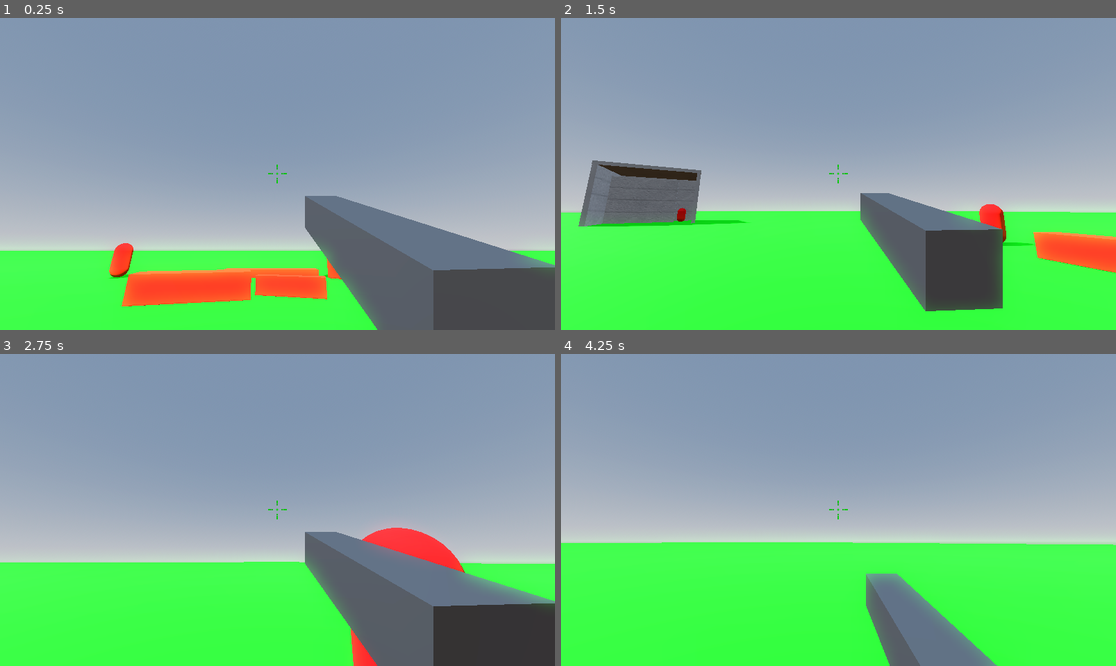
Above: before the commit, frames 1-4 (two rows, left to right).
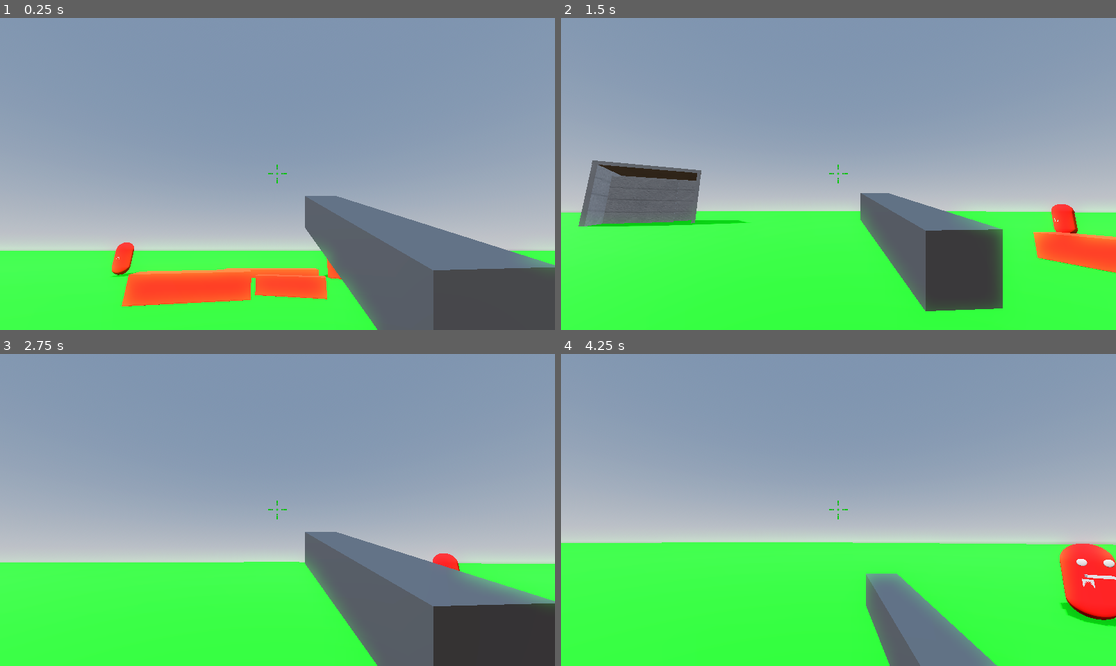
Above: after the commit, the same moments.

Repository: nikopeiris/FPS_game
Game: Godot game, scene res://world.tscn
Same seed, same stepped clock (60 frames per second), same inputs: the game is played once before the commit and once after it. Before the commit the project has no main scene; this scene is started directly in both runs.
Inputs (mouse positions are in pixels of both pictures, inside the frame that each line leads up to):
- Up to frame 1 (0.25 s): no input
- Up to frame 2 (1.5 s): move the mouse to (960, 158) at 0.52 s; press the mouse at (960, 158) at 0.53 s; hold D (right) 0.53-1.28 s; tap Space (jump) at 0.77 s; move the mouse to (810, 174) at 1.27 s; release the mouse at (810, 174) at 1.28 s; hold W (forward) from 1.28 s (still down); click (810, 174) at 1.35 s
- Up to frame 3 (2.75 s): keep holding W (forward); tap Space (jump) at 1.52 s; move the mouse to (288, 503) at 2.02 s; hold Shift (sprint) from 2.03 s (still down); click (288, 503) at 2.3 s
- Up to frame 4 (4.25 s): keep holding W (forward); move the mouse to (832, 516) at 2.77 s; release Shift (sprint) at 2.78 s; click (832, 516) at 2.85 s; tap Space (jump) at 3.02, 3.77 s; move the mouse to (877, 513) at 3.52 s; press the mouse at (877, 513) at 3.53 s; tap R (reload) at 4.15 s

The runs differ from the first frame. In frame 1, 0.1% of the frame differs, in the area x 19-25%, y 71-84%; in frame 2, 0.9%; in frame 3, 1.3%; in frame 4, 2.3%, in the area x 89-100%, y 59-88%.

Commit message:
enemy attacking and movement

Diff:
--- a/Player/player.gd
+++ b/Player/player.gd
@@ -1,17 +1,20 @@
 extends CharacterBody3D
 
-
+#player settings
 const SPEED = 5.0
 const JUMP_VELOCITY = 5.5
 const MOUSE_SENS = 0.005
 const SPRINT = 8.0
 var speed = 5.0
+var health = 100
 
 # Get the gravity from the project settings to be synced with RigidBody nodes.
 var gravity = ProjectSettings.get_setting("physics/3d/default_gravity")
+#camera
 @onready var neck = $camroot
 @onready var camera = $camroot/player_cam
 
+#mouse movements
 func _unhandled_input(event):
 	if event is InputEventMouseButton:
 		Input.set_mouse_mode(Input.MOUSE_MODE_CAPTURED)
@@ -38,6 +41,9 @@
 	else:
 		speed = SPEED
 
+	#if health <= 0:
+		#queue_free()
+
 	# Get the input direction and handle the movement/deceleration.
 	# As good practice, you should replace UI actions with custom gameplay actions.
 	var input_dir = Input.get_vector("left", "right", "forward", "backward")
--- a/Player/player.tscn
+++ b/Player/player.tscn
@@ -10,7 +10,7 @@
 
 [sub_resource type="CapsuleShape3D" id="CapsuleShape3D_d01fg"]
 
-[node name="Player" type="CharacterBody3D"]
+[node name="Player" type="CharacterBody3D" groups=["player"]]
 script = ExtResource("1_a4bxp")
 
 [node name="MeshInstance3D" type="MeshInstance3D" parent="."]
--- a/enemy/enemy.gd
+++ b/enemy/enemy.gd
@@ -2,36 +2,118 @@
 
 @onready var nav_agent = $NavigationAgent3D
 
+#enemy gun settings
+@export var damage = int()
+
+@export var ammo = int()
+@export var max_ammo = int()
+@export var spare_ammo = int()
+
+@export var ammo_per_shot = int()
+@export var inf_spare_ammo = bool()
+
+@export var full_auto = bool()
+
+@export var reload_time = float()
+@export var firerate = float()
+
+var bullethole  = preload("res://weapon/bullet_VFX.tscn")
+
+
+var can_shoot = true
+var reloading = false
+var paused = false
+
+#enemy settings
 var SPEED = 6.0
-var find_player = true
-var hp = 100
+var idle = true
+var attack = false
+var player_detected = false
+var hp = 200
+const TURN_SPEED = 8
+@onready var raycast = $Face/RayCast3D
+@onready var face = $Face
+@onready var target =  $"../Player"
+
+func _ready():
+	randomize()
 
 func _physics_process(_delta):
-	var distance = nav_agent.distance_to_target()
+	var dis_to_player = nav_agent.distance_to_target()
+	if idle:
+		attack = false
+		player_detected = false
+		enemy_idle()
+	if player_detected:
+		if raycast.get_collider() != null and raycast.get_collider().is_in_group("player"):
+			enemy_attack()
+		else:
+			enemy_find_player()
+	# check if player is detected
+	if raycast.get_collider() != null and raycast.get_collider().is_in_group("player"):
+		player_detected = true
+
+	#enemy death
+	if hp <= 0:
+		queue_free()
+
+	if dis_to_player <= 10:
+		look_at_target()
+
+		if ammo <= 0:
+			reloading = true
+			can_shoot = false
+
+
+func update_location(tagrget_location):
+	nav_agent.set_target_position(tagrget_location)
+
+func _on_navigation_agent_3d_velocity_computed(safe_velocity):
+	#execute movement
+	velocity = velocity.move_toward(safe_velocity, 0.99)
+	move_and_slide()
+
+
+func enemy_idle():
+	pass
+
+func enemy_attack():
+	look_at_target()
+	if can_shoot:
+		var enemy_acc = randf()
+		if enemy_acc <= 0.05:
+			if reloading == false:
+				can_shoot = false
+				ammo -= ammo_per_shot
+				raycast.get_collider().health -= damage
+				print("hit")
+				if  $Face/enemy_weapon/AnimationPlayer != null:
+					$Face/enemy_weapon/AnimationPlayer.stop(true)
+					$Face/enemy_weapon/AnimationPlayer.play("shooting")
+				await get_tree().create_timer(firerate).timeout
+				if reloading == false:
+					can_shoot = true
+	if reloading:
+		can_shoot = false
+		#reloading = false
+		print("reload")
+		if $Face/enemy_weapon/AnimationPlayer != null:
+			$Face/enemy_weapon/AnimationPlayer.stop(true)
+			$Face/enemy_weapon/AnimationPlayer.play("reload")
+		ammo = 15
+		reloading = false
+		await get_tree().create_timer(reload_time).timeout
+		can_shoot = true
+
+func enemy_find_player():
+	look_at_target()
+	#calculate movement
 	var current_location = global_transform.origin
 	var next_location = nav_agent.get_next_path_position()
 	var new_velocity = (next_location - current_location).normalized() * SPEED
 
 	nav_agent.set_velocity(new_velocity)
 
-	if hp <= 0:
-		queue_free()
-
-	if distance > 5:
-		find_player = true
-	else:
-		find_player = false
-
-func update_location(tagrget_location):
-	nav_agent.set_target_position(tagrget_location)
-
-func _on_navigation_agent_3d_target_reached():
-	find_player = false
-
-
-func _on_navigation_agent_3d_velocity_computed(safe_velocity):
-	if find_player:
-		velocity = velocity.move_toward(safe_velocity, 0.99)
-		move_and_slide()
-	else:
-		pass
+func look_at_target():
+	face.look_at(target.global_transform.origin, Vector3.UP)
+	rotate_y(deg_to_rad(face.rotation.y * TURN_SPEED))
--- a/enemy/enemy.tscn
+++ b/enemy/enemy.tscn
@@ -1,6 +1,7 @@
-[gd_scene load_steps=5 format=3 uid="uid://diw7n8xp64r4"]
+[gd_scene load_steps=8 format=3 uid="uid://diw7n8xp64r4"]
 
 [ext_resource type="Script" path="res://enemy/enemy.gd" id="1_71x1x"]
+[ext_resource type="PackedScene" uid="uid://b3vlf57bqtlpo" path="res://weapon/weapon.tscn" id="2_wt4b3"]
 
 [sub_resource type="StandardMaterial3D" id="StandardMaterial3D_k6m0k"]
 albedo_color = Color(1, 0, 0, 1)
@@ -10,8 +11,21 @@
 
 [sub_resource type="CapsuleShape3D" id="CapsuleShape3D_no5co"]
 
+[sub_resource type="SphereMesh" id="SphereMesh_iudhl"]
+
+[sub_resource type="BoxMesh" id="BoxMesh_mrxnf"]
+
 [node name="enemy" type="CharacterBody3D" groups=["enemies"]]
 script = ExtResource("1_71x1x")
+damage = 15
+ammo = 15
+max_ammo = 15
+spare_ammo = 10000
+ammo_per_shot = 1
+inf_spare_ammo = true
+full_auto = true
+reload_time = 1.0
+firerate = 1.0
 
 [node name="MeshInstance3D" type="MeshInstance3D" parent="."]
 mesh = SubResource("CapsuleMesh_p0sso")
@@ -27,5 +41,26 @@
 time_horizon = 10.0
 max_speed = 9.0
 
-[connection signal="target_reached" from="NavigationAgent3D" to="." method="_on_navigation_agent_3d_target_reached"]
+[node name="MeshInstance3D2" type="MeshInstance3D" parent="."]
+transform = Transform3D(0.186761, 0, -0.00425755, 0, 0.19232, 0, 0.0146591, 0, 0.0542424, 0.209472, 0.502419, -0.476775)
+mesh = SubResource("SphereMesh_iudhl")
+
+[node name="MeshInstance3D3" type="MeshInstance3D" parent="."]
+transform = Transform3D(0.186581, 0, 0.00487827, 0, 0.19232, 0, -0.0167964, 0, 0.0541901, -0.255796, 0.502419, -0.470704)
+mesh = SubResource("SphereMesh_iudhl")
+
+[node name="MeshInstance3D4" type="MeshInstance3D" parent="."]
+transform = Transform3D(-0.00533061, 0, 0.470823, 0, 0.062676, 0, -0.187901, 0, -0.0133569, -0.0382213, 0.161267, -0.523437)
+mesh = SubResource("BoxMesh_mrxnf")
+
+[node name="Face" type="Node3D" parent="."]
+
+[node name="RayCast3D" type="RayCast3D" parent="Face"]
+transform = Transform3D(-7.39941e-08, 0, 3.64123, 0, 1, 0, -1.69279, 0, -1.59163e-07, 0, 0.143849, 0)
+target_position = Vector3(10, 0, 0)
+collide_with_areas = true
+debug_shape_thickness = 5
+
+[node name="enemy_weapon" parent="Face" instance=ExtResource("2_wt4b3")]
+
 [connection signal="velocity_computed" from="NavigationAgent3D" to="." method="_on_navigation_agent_3d_velocity_computed"]
--- a/placeholder.tscn
+++ b/placeholder.tscn
@@ -14,53 +14,60 @@
 [sub_resource type="ConvexPolygonShape3D" id="ConvexPolygonShape3D_orjiu"]
 points = PackedVector3Array(-0.5, -0.5, -0.5, 0.5, 0.5, 0.5, 0.5, -0.5, 0.5, 0.5, 0.5, -0.5, -0.5, 0.5, 0.5, 0.5, -0.5, -0.5, -0.5, -0.5, 0.5, -0.5, 0.5, -0.5)
 
-[sub_resource type="ConvexPolygonShape3D" id="ConvexPolygonShape3D_kuagy"]
-points = PackedVector3Array(-0.5, -0.5, -0.5, 0.5, 0.5, 0.5, 0.5, -0.5, 0.5, 0.5, 0.5, -0.5, -0.5, 0.5, 0.5, 0.5, -0.5, -0.5, -0.5, -0.5, 0.5, -0.5, 0.5, -0.5)
-
 [sub_resource type="ConvexPolygonShape3D" id="ConvexPolygonShape3D_t8n5s"]
 points = PackedVector3Array(-0.5, -0.5, -0.5, 0.5, 0.5, 0.5, 0.5, -0.5, 0.5, 0.5, 0.5, -0.5, -0.5, 0.5, 0.5, 0.5, -0.5, -0.5, -0.5, -0.5, 0.5, -0.5, 0.5, -0.5)
 
 [sub_resource type="ConvexPolygonShape3D" id="ConvexPolygonShape3D_wtkc3"]
 points = PackedVector3Array(-0.5, -0.5, -0.5, 0.5, 0.5, 0.5, 0.5, -0.5, 0.5, 0.5, 0.5, -0.5, -0.5, 0.5, 0.5, 0.5, -0.5, -0.5, -0.5, -0.5, 0.5, -0.5, 0.5, -0.5)
 
-[node name="StaticBody3D" type="StaticBody3D"]
+[sub_resource type="ConvexPolygonShape3D" id="ConvexPolygonShape3D_kuagy"]
+points = PackedVector3Array(-0.5, -0.5, -0.5, 0.5, 0.5, 0.5, 0.5, -0.5, 0.5, 0.5, 0.5, -0.5, -0.5, 0.5, 0.5, 0.5, -0.5, -0.5, -0.5, -0.5, 0.5, -0.5, 0.5, -0.5)
 
-[node name="MeshInstance3D" type="MeshInstance3D" parent="."]
+[node name="StaticBody3D" type="Node3D"]
+
+[node name="StaticBody3D" type="StaticBody3D" parent="."]
+
+[node name="MeshInstance3D" type="MeshInstance3D" parent="StaticBody3D"]
 transform = Transform3D(0.419269, 0, 0, 0, 6.98172, 0, 0, 0, 9.63732, 0, 3.50903, -0.0258789)
 mesh = SubResource("BoxMesh_upnt2")
+skeleton = NodePath("../..")
 
-[node name="CollisionShape3D" type="CollisionShape3D" parent="."]
+[node name="CollisionShape3D" type="CollisionShape3D" parent="StaticBody3D"]
 transform = Transform3D(0.419269, 0, 0, 0, 6.98172, 0, 0, 0, 9.63732, 0, 3.50903, -0.0258789)
 shape = SubResource("ConvexPolygonShape3D_keu2y")
 
-[node name="MeshInstance3D2" type="MeshInstance3D" parent="."]
+[node name="MeshInstance3D2" type="MeshInstance3D" parent="StaticBody3D"]
 transform = Transform3D(-1.83268e-08, 0, 9.63732, 0, 6.98172, 0, -0.419269, 0, -4.2126e-07, 4.912, 3.509, -4.64)
 mesh = SubResource("BoxMesh_upnt2")
+skeleton = NodePath("../..")
 
-[node name="CollisionShape3D2" type="CollisionShape3D" parent="."]
+[node name="CollisionShape3D2" type="CollisionShape3D" parent="StaticBody3D"]
 transform = Transform3D(-1.83268e-08, 0, 9.63732, 0, 6.98172, 0, -0.419269, 0, -4.2126e-07, 4.912, 3.509, -4.64)
 shape = SubResource("ConvexPolygonShape3D_orjiu")
 
-[node name="MeshInstance3D3" type="MeshInstance3D" parent="."]
-transform = Transform3D(0.419269, 0, 0, 0, 6.98172, 0, 0, 0, 9.63732, 9.522, 3.509, 0)
-mesh = SubResource("BoxMesh_upnt2")
-
-[node name="CollisionShape3D3" type="CollisionShape3D" parent="."]
-transform = Transform3D(0.419269, 0, 0, 0, 6.98172, 0, 0, 0, 9.63732, 9.522, 3.509, 0)
-shape = SubResource("ConvexPolygonShape3D_kuagy")
-
-[node name="MeshInstance3D4" type="MeshInstance3D" parent="."]
-transform = Transform3D(-1.83268e-08, -9.98604, 0, 0.419269, -4.36503e-07, 0, 0, 0, 9.63732, 4.758, 7, -0.032617)
-mesh = SubResource("BoxMesh_upnt2")
-
-[node name="CollisionShape3D4" type="CollisionShape3D" parent="."]
+[node name="CollisionShape3D4" type="CollisionShape3D" parent="StaticBody3D"]
 transform = Transform3D(-1.83268e-08, -9.98604, 0, 0.419269, -4.36503e-07, 0, 0, 0, 9.63732, 4.758, 7, -0.032617)
 shape = SubResource("ConvexPolygonShape3D_t8n5s")
 
-[node name="MeshInstance3D5" type="MeshInstance3D" parent="."]
+[node name="MeshInstance3D5" type="MeshInstance3D" parent="StaticBody3D"]
 transform = Transform3D(-1.81123e-08, 0, -7.20246, 0, 6.19339, 0, 0.41436, 0, -3.1483e-07, 3.56045, 3.10921, -0.434201)
 mesh = SubResource("BoxMesh_upnt2")
+skeleton = NodePath("../..")
 
-[node name="CollisionShape3D5" type="CollisionShape3D" parent="."]
+[node name="CollisionShape3D5" type="CollisionShape3D" parent="StaticBody3D"]
 transform = Transform3D(-1.81123e-08, 0, -7.20246, 0, 6.19339, 0, 0.41436, 0, -3.1483e-07, 3.56045, 3.10921, -0.434201)
 shape = SubResource("ConvexPolygonShape3D_wtkc3")
+
+[node name="MeshInstance3D3" type="MeshInstance3D" parent="StaticBody3D"]
+transform = Transform3D(0.419269, 0, 0, 0, 6.98172, 0, 0, 0, 9.63732, 9.522, 3.509, 0)
+mesh = SubResource("BoxMesh_upnt2")
+skeleton = NodePath("../..")
+
+[node name="MeshInstance3D4" type="MeshInstance3D" parent="StaticBody3D"]
+transform = Transform3D(-1.83268e-08, -9.98604, 0, 0.419269, -4.36503e-07, 0, 0, 0, 9.63732, 4.758, 7, -0.032617)
+mesh = SubResource("BoxMesh_upnt2")
+skeleton = NodePath("../..")
+
+[node name="CollisionShape3D3" type="CollisionShape3D" parent="StaticBody3D"]
+transform = Transform3D(0.419269, 0, 0, 0, 6.98172, 0, 0, 0, 9.63732, 9.522, 3.509, 0)
+shape = SubResource("ConvexPolygonShape3D_kuagy")
--- a/project.godot
+++ b/project.godot
@@ -11,6 +11,7 @@
 [application]
 
 config/name="Fps V 1"
+run/main_scene="res://world.tscn"
 config/features=PackedStringArray("4.0", "Forward Plus")
 config/icon="res://icon.svg"
 
--- /dev/null
+++ b/weapon/bullet_VFX.gd
@@ -0,0 +1,6 @@
+extends Node3D
+
+
+
+func _on_timer_timeout():
+	queue_free()
--- /dev/null
+++ b/weapon/bullet_VFX.tscn
@@ -0,0 +1,18 @@
+[gd_scene load_steps=3 format=3 uid="uid://wjo5xj1nso6s"]
+
+[ext_resource type="Script" path="res://weapon/bullet_VFX.gd" id="1_hqq2a"]
+[ext_resource type="Texture2D" uid="uid://bv3rjdnnry8x3" path="res://assets/bullet_hole.png" id="2_em5lf"]
+
+[node name="Node3D" type="Node3D"]
+script = ExtResource("1_hqq2a")
+
+[node name="Decal" type="Decal" parent="."]
+transform = Transform3D(1, 0, 0, 0, -0.00373502, -0.999993, 0, 0.999993, -0.00373502, 0, 0, 0)
+size = Vector3(0.265, 1, 0.207)
+texture_albedo = ExtResource("2_em5lf")
+
+[node name="Timer" type="Timer" parent="."]
+wait_time = 10.0
+autostart = true
+
+[connection signal="timeout" from="Timer" to="." method="_on_timer_timeout"]
--- a/weapon/weapon.gd
+++ b/weapon/weapon.gd
@@ -1,5 +1,6 @@
 extends Node3D
 
+#gun settings
 @export var damage = int()
 
 @export var ammo = int()
@@ -16,6 +17,8 @@
 
 @export var rayCast : NodePath
 @onready var raycast = get_node(rayCast)
+var bullethole  = preload("res://weapon/bullet_VFX.tscn")
+
 
 var can_shoot = true
 var reloading = false
@@ -35,12 +38,17 @@
 	elif Input.is_action_just_pressed("shoot") and can_shoot and full_auto == false and paused == false:
 		fire()
 
-
+#shoot gun if called
 func fire():
 	can_shoot = false
 	ammo -= ammo_per_shot
 	if raycast.get_collider() != null and raycast.get_collider().is_in_group("enemies"):
 		raycast.get_collider().hp -= damage
+	if raycast.is_colliding():
+		if raycast.get_collider() != null and raycast.get_collider().is_in_group("enemies"):
+			create_bullethole_enemy()
+		else:
+			create_bullethole()
 	if $AnimationPlayer != null:
 		$AnimationPlayer.stop(true)
 		$AnimationPlayer.play("shooting")
@@ -48,7 +56,7 @@
 	if reloading == false:
 		can_shoot = true
 
-
+#reload gun if called
 func reload():
 	can_shoot = false
 	reloading = true
@@ -74,3 +82,24 @@
 	if ammo > 0:
 		can_shoot = true
 	reloading = false
+
+func create_bullethole():
+	var collision_point = raycast.get_collision_point()
+	var b = bullethole.instantiate()
+	get_tree().get_root().add_child(b)
+	b.global_transform.origin = collision_point
+	if raycast.get_collision_normal() == Vector3(0,1,0):
+		b.look_at(raycast.get_collision_point() + raycast.get_collision_normal(), Vector3.RIGHT)
+	elif raycast.get_collision_normal() == Vector3(0,-1,0):
+		b.look_at(raycast.get_collision_point() + raycast.get_collision_normal(), Vector3.RIGHT)
+	else:
+		b.look_at(raycast.get_collision_point() + raycast.get_collision_normal())
+
+
+func create_bullethole_enemy():
+	var collision_point = raycast.get_collision_point()
+	var collision_normal = raycast.get_collision_normal()
+	var b = bullethole.instantiate()
+	raycast.get_collider().add_child(b)
+	b.global_transform.origin = collision_point
+	b.look_at(collision_point - collision_normal, Vector3.UP)
--- a/weapon/weapon.tscn
+++ b/weapon/weapon.tscn
@@ -1,10 +1,7 @@
-[gd_scene load_steps=7 format=3 uid="uid://b3vlf57bqtlpo"]
+[gd_scene load_steps=6 format=3 uid="uid://b3vlf57bqtlpo"]
 
 [sub_resource type="BoxMesh" id="BoxMesh_bxfl7"]
 size = Vector3(0.2, 0.2, 1)
-
-[sub_resource type="ConvexPolygonShape3D" id="ConvexPolygonShape3D_hk7ye"]
-points = PackedVector3Array(-0.1, -0.1, -0.471748, 0.114264, 0.114264, 0.507937, 0.114264, -0.107915, 0.507937, 0.114264, 0.114264, -0.507937, -0.107915, 0.114264, 0.507937, 0.114264, -0.107915, -0.507937, -0.107915, 0.114264, -0.507937, -0.1, -0.1, 0.471748)
 
 [sub_resource type="Animation" id="Animation_48da2"]
 length = 0.001
@@ -64,9 +61,6 @@
 [node name="MeshInstance3D" type="MeshInstance3D" parent="."]
 mesh = SubResource("BoxMesh_bxfl7")
 
-[node name="CollisionShape3D" type="CollisionShape3D" parent="."]
-shape = SubResource("ConvexPolygonShape3D_hk7ye")
-
 [node name="AnimationPlayer" type="AnimationPlayer" parent="."]
 libraries = {
 "": SubResource("AnimationLibrary_gxigy")
--- a/world.gd
+++ b/world.gd
@@ -2,5 +2,6 @@
 
 @onready var player = $Player
 
+#send players location to enemy
 func _physics_process(_delta):
 	get_tree().call_group("enemies", "update_location", player.global_transform.origin)
--- a/world.tscn
+++ b/world.tscn
@@ -75,10 +75,12 @@
 transform = Transform3D(774.546, 0, 0, 0, 0.554053, 0, 0, 0, 413.113, 0, 0, 0)
 
 [node name="enemy" parent="." instance=ExtResource("6_ydt3h")]
-transform = Transform3D(1, 0, 0, 0, 1, 0, 0, 0, 1, -15.4006, 1.32099, -14.6395)
+transform = Transform3D(1, 0, 0, 0, 1, 0, 0, 0, 1, -15.4006, 1.2343, -14.6395)
 
 [node name="enemy2" parent="." instance=ExtResource("6_ydt3h")]
-transform = Transform3D(1, 0, 0, 0, 1, 0, 0, 0, 1, 13.7757, 5.27039, -10.9664)
+transform = Transform3D(-0.566349, 0, -0.824166, 0, 1, 0, 0.824166, 0, -0.566349, 13.7757, 5.27039, -10.9664)
+reload_time = 1.5
+firerate = 0.7
 
 [node name="enemy3" parent="." instance=ExtResource("6_ydt3h")]
-transform = Transform3D(1, 0, 0, 0, 1, 0, 0, 0, 1, -31.6185, 1.06959, 28.953)
+transform = Transform3D(-0.510273, 0, 0.860013, 0, 1, 0, -0.860013, 0, -0.510273, -31.6185, 1.06959, 28.953)
Not shown, added: assets/5bbc14cc10c89-e688b71d38d04f55d90a0e0e3ab0c2eb.png.import
Binary file added: assets/bullet_hole.png
Not shown, added: assets/bullet_hole.png.import
Not shown, added: game/Fps V 1.console.exe
Not shown, added: game/Fps V 1.exe
Not shown, added: game/Fps V 1.pck
